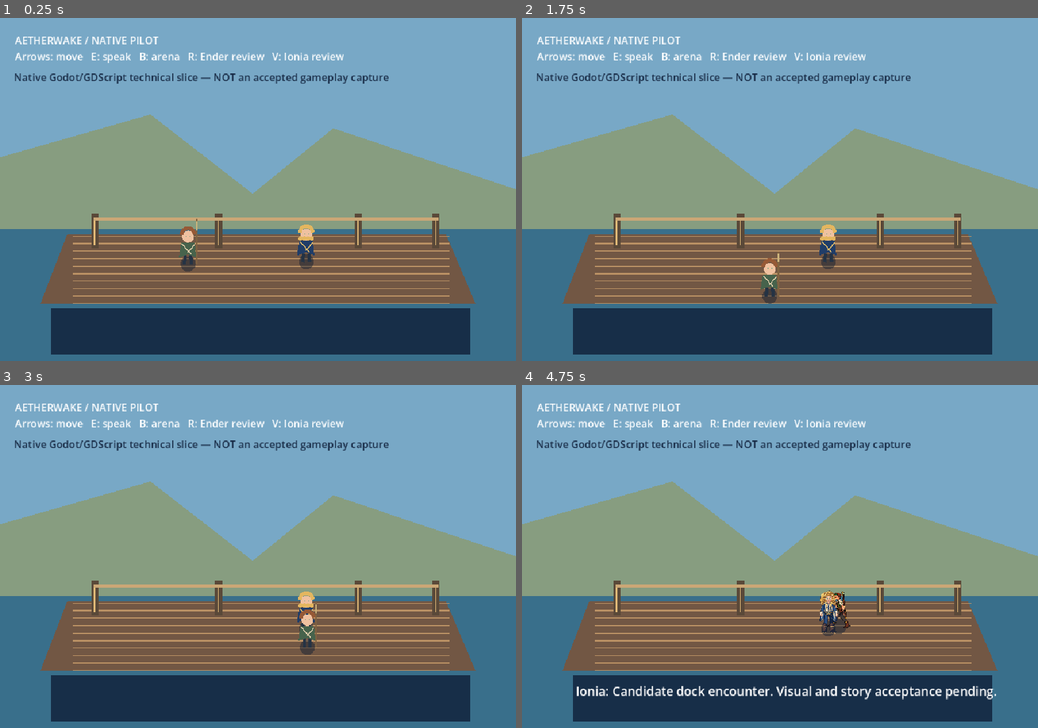
Above: before the commit, frames 1-4 (two rows, left to right).
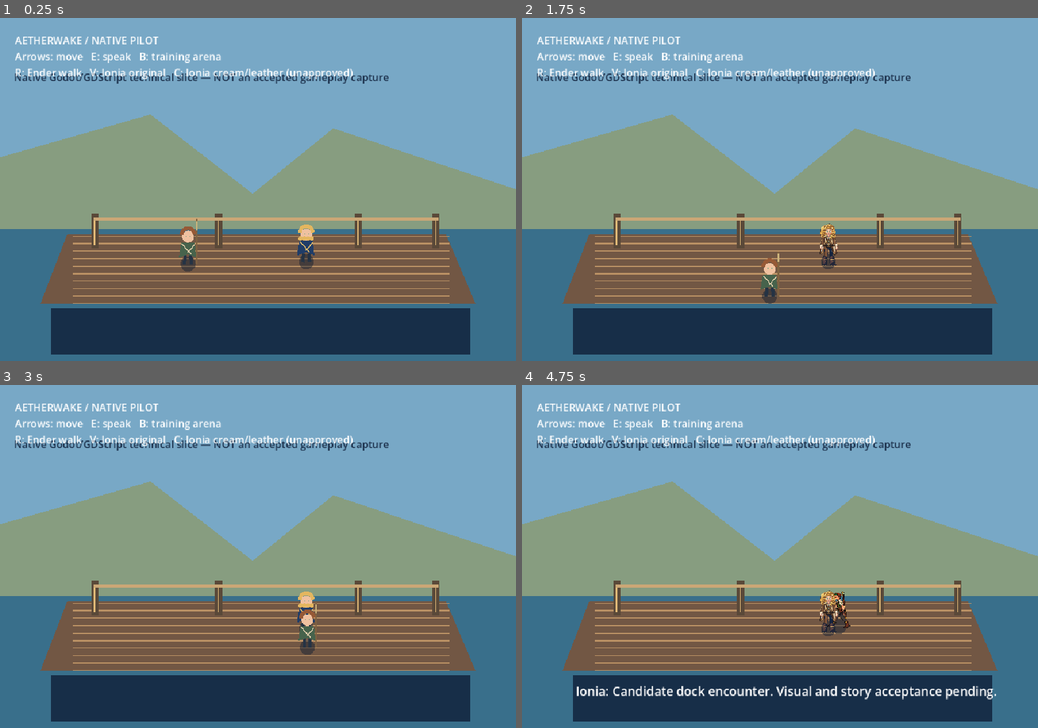
Above: after the commit, the same moments.

Repository: ndrorchestration/ToSailaStarrySky-jrpg
Game: Godot game, scene res://scenes/first_wake.tscn
Same seed, same stepped clock (60 frames per second), same inputs: the game is played once before the commit and once after it.
Inputs:
- Up to frame 1 (0.25 s): no input
- Up to frame 2 (1.75 s): tap Enter at 0.5 s; hold Right (ui_right) 0.53-1.28 s; tap C at 0.6, 1.55 s; tap V at 0.8, 1.35 s; hold Down (ui_down) from 1.28 s (still down)
- Up to frame 3 (3 s): tap Space at 2 s; release Down (ui_down) at 2.03 s; hold Right (ui_right) 2.03-2.78 s; tap C at 2.1 s; tap V at 2.3, 2.85 s; hold Up (ui_up) from 2.78 s (still down)
- Up to frame 4 (4.75 s): tap C at 3.05, 4.55 s; release Up (ui_up) at 3.53 s; hold Left (ui_left) from 3.53 s (still down); tap E at 3.6 s; tap V at 3.8 s; tap Enter at 4.25 s; tap R at 4.35 s

The runs differ from the first frame. In frame 1, 1.1% of the frame differs, in the area x 3-69%, y 10-18%; in frame 2, 1.4%, in the area x 3-69%, y 10-73%; in frame 3, 1.1%; in frame 4, 1.2%.

Commit message:
feat(godot): enable reversible Ionia source comparison in native dock

Diff:
--- a/godot/scripts/first_wake.gd
+++ b/godot/scripts/first_wake.gd
@@ -5,6 +5,7 @@
 const Actor = preload("res://scripts/pilot_actor.gd")
 const TrainingArena = preload("res://scenes/training_arena.tscn")
 const IoniaUnapprovedArt = preload("res://art-review/ionia-original-v01-green-eyes.svg")
+const IoniaAlignmentReview = preload("res://art-review/ionia-cream-leather-review.svg")
 const WALKABLE_DECK = Rect2(Vector2(145, 410), Vector2(670, 112))
 
 var ender: CharacterBody2D
@@ -13,6 +14,7 @@
 var status: Label
 var dialogue_open: bool = false
 var ionia_art_review_enabled: bool = false
+var ionia_aligned_review_enabled: bool = false
 var ender_walk_review_enabled: bool = false
 
 func _ready() -> void:
@@ -34,6 +36,7 @@
     captain.name = "IoniaPilot"
     captain.character_name = "Ionia"
     captain.review_source_texture = IoniaUnapprovedArt
+    captain.review_aligned_texture = IoniaAlignmentReview
     captain.walking_bounds = WALKABLE_DECK
     captain.position = Vector2(570, 458)
     actors.add_child(captain)
@@ -44,7 +47,7 @@
     status = Label.new()
     status.position = Vector2(28, 28)
     status.add_theme_font_size_override("font_size", 19)
-    status.text = "AETHERWAKE / NATIVE PILOT\nArrows: move   E: speak   B: arena   R: Ender review   V: Ionia review"
+    status.text = "AETHERWAKE / NATIVE PILOT\nArrows: move   E: speak   B: training arena\nR: Ender walk   V: Ionia original   C: Ionia cream/leather (unapproved)"
     ui.add_child(status)
     dialogue = Label.new()
     dialogue.position = Vector2(100, 555)
@@ -85,9 +88,14 @@
         ender_walk_review_enabled = not ender_walk_review_enabled
         ender.set_walk_review_enabled(ender_walk_review_enabled)
     elif event.keycode == KEY_V:
-        # Preview only; does not admit the source as approved Ionia field art.
+        # Mutually exclusive opt-in comparisons; neither source is approved field art.
         ionia_art_review_enabled = not ionia_art_review_enabled
+        ionia_aligned_review_enabled = false
         ionia.set_review_art_enabled(ionia_art_review_enabled)
+    elif event.keycode == KEY_C:
+        ionia_aligned_review_enabled = not ionia_aligned_review_enabled
+        ionia_art_review_enabled = false
+        ionia.set_aligned_review_enabled(ionia_aligned_review_enabled)
     elif event.keycode == KEY_B:
         get_tree().change_scene_to_packed(TrainingArena)
     elif event.keycode == KEY_ESCAPE:
